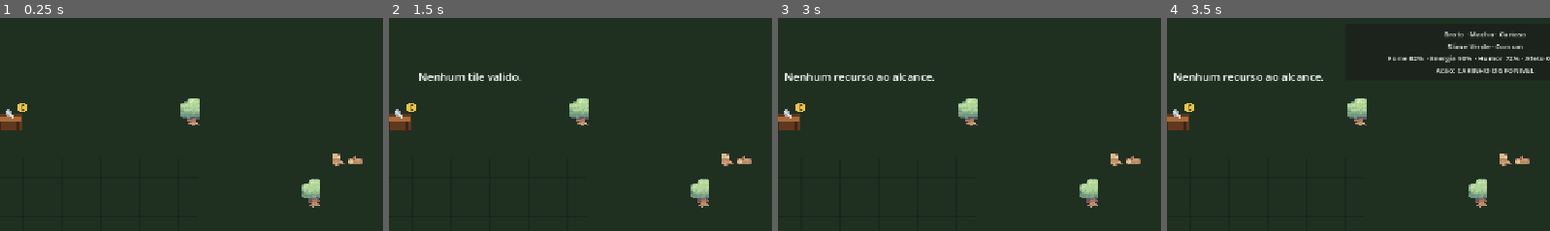
Above: before the commit, frames 1-4 (left to right).
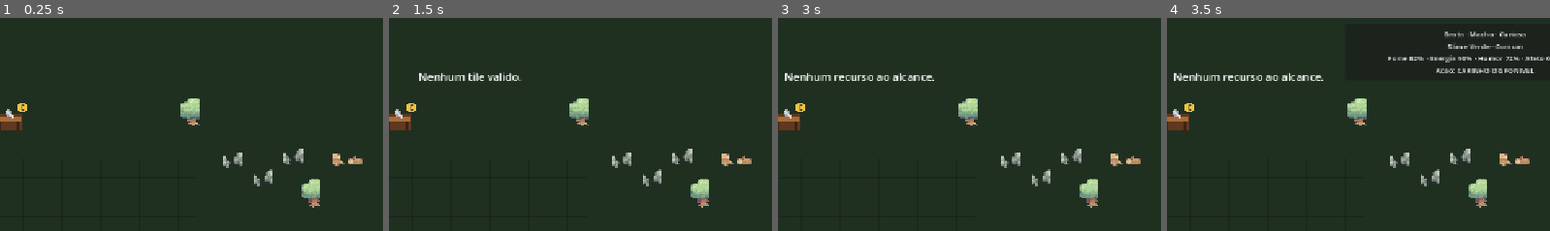
Above: after the commit, the same moments.

Repository: HelioConde/GameSlime
Game: Godot game, scene res://scenes/world/main.tscn
Same seed, same stepped clock (60 frames per second), same inputs: the game is played once before the commit and once after it.
Inputs (mouse positions are % of the whole screen's width and height, from its top left):
- Up to frame 1 (0.25 s): no input
- Up to frame 2 (1.5 s): tap Enter at 0.5 s; move the mouse to (72, 45) at 0.52 s; hold D 0.53-1.28 s; tap E at 0.6 s; click (72, 45) at 0.67 s; tap Space at 0.77, 1.25 s; move the mouse to (30, 55) at 1.27 s; hold S from 1.28 s (still down); tap 1 at 1.35 s
- Up to frame 3 (3 s): tap Space at 1.52 s; move the mouse to (60, 28) at 2.02 s; release S at 2.03 s; hold D 2.03-2.78 s; tap 2 at 2.1 s; move the mouse to (45, 70) at 2.77 s; hold W from 2.78 s (still down); tap 3 at 2.85 s; click (45, 70) at 2.92 s
- Up to frame 4 (3.5 s): keep holding W; tap Space at 3.02 s
The pictures show only the part of the screen within x 39-89%, y 0-50%; the shares and areas given below are measured in that part.

The runs differ from the first frame. In frame 1, 0.6% of the frame differs, in the area x 58-80%, y 61-80%; in frame 2, 0.6%; in frame 3, 0.6%; in frame 4, 0.6%.

Commit message:
feat: place copper ore nodes on farm

Diff:
--- a/scenes/world/main.tscn
+++ b/scenes/world/main.tscn
@@ -18,6 +18,7 @@
 [ext_resource type="PackedScene" path="res://scenes/slimes/slime_habitat.tscn" id="16_habitat"]
 [ext_resource type="PackedScene" path="res://scenes/world/shipping_bin.tscn" id="17_shipping"]
 [ext_resource type="PackedScene" path="res://scenes/world/seed_shop.tscn" id="18_shop"]
+[ext_resource type="PackedScene" path="res://scenes/world/copper_rock.tscn" id="19_copper"]
 
 [node name="Main" type="Node2D"]
 texture_filter = 1
@@ -63,6 +64,15 @@
 [node name="RockC" parent="." instance=ExtResource("8_rock")]
 position = Vector2(945, 450)
 
+[node name="CopperRockA" parent="." instance=ExtResource("19_copper")]
+position = Vector2(890, 245)
+
+[node name="CopperRockB" parent="." instance=ExtResource("19_copper")]
+position = Vector2(940, 275)
+
+[node name="CopperRockC" parent="." instance=ExtResource("19_copper")]
+position = Vector2(990, 240)
+
 [node name="LargeStumpGate" parent="." instance=ExtResource("12_stump")]
 position = Vector2(1080, 230)
 
Not shown: 1 places in scenes/world/main.tscn that only renumber resources
